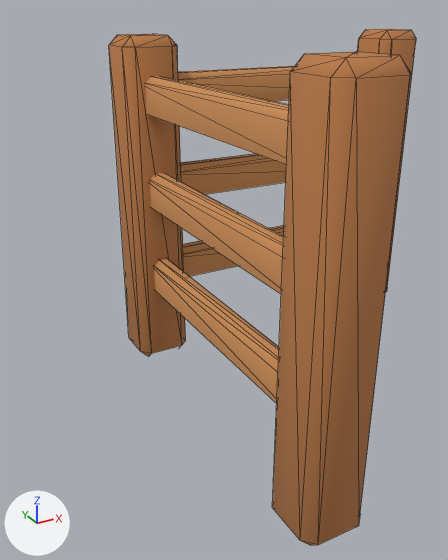
One commit to the glTF model assets/models/props/fence_wood_corner.glb: the scene before it, then after it.
Rendered twice from a 50 mm lens placed at (-0.77, -1.93, 1.18), pointed at (0.27, -0.03, 0.23). The axes (+X, +Y, +Z) are drawn at lower left. The lights are the same throughout. The picture after the commit comes second. Mesh edges are drawn as thin lines. Vertices at exactly the same position are counted once.

In view in the first picture: 'fence_wood_corner'.
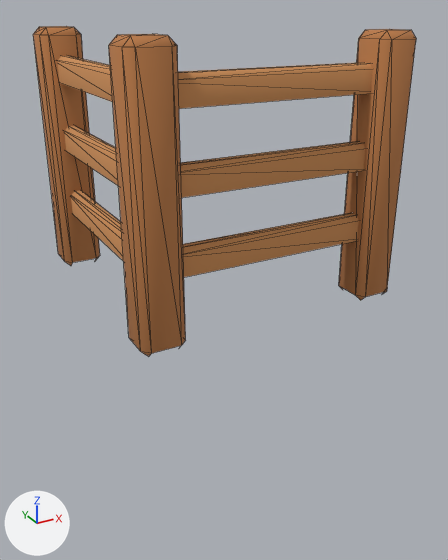
Pixel boxes (x1, y1, x2, y2) of what changed, in the pictures (448 x 560 px; the box of a moved part takes in the faces that stretch with it):
'fence_wood_corner', reshaped (25% wider, 36% shorter)
    before: (109, 29, 416, 545)
    after: (33, 26, 416, 357)
part 1 of me_fence_wood_corner, moved or reshaped
    before: (273, 52, 411, 545)
    after: (33, 26, 100, 266)
part 2 of me_fence_wood_corner, moved or reshaped
    before: (154, 259, 279, 403)
    after: (71, 190, 124, 261)
part 3 of me_fence_wood_corner, moved or reshaped
    before: (150, 173, 284, 294)
    after: (64, 126, 118, 185)
part 4 of me_fence_wood_corner, moved or reshaped
    before: (145, 76, 289, 164)
    after: (57, 56, 113, 102)

The change, as a diff of the scene's bpy script:
```diff
--- a/assets/models/props/fence_wood_corner.glb.py
+++ b/assets/models/props/fence_wood_corner.glb.py
@@ me_fence_wood_corner @@
 # used by ob_fence_wood_corner; location = (0.0, 0.0, 0.0)
-me_fence_wood_corner.from_pydata(...)  # 168 vertices, 234 faces; spans x -0.09..1.09, y -1.09..0.09, z 0.0..1.1
+me_fence_wood_corner.from_pydata(...)  # 168 vertices, 234 faces; spans x -0.09..1.09, y -0.09..1.09, z 0.0..1.1
+# me_fence_wood_corner part 1: the loose piece of 24 vertices spanning x -0.09..0.09, y -1.09..-0.91, z 0.0..1.1 is moved by (0.0, 2.0, 0.0)
+# me_fence_wood_corner part 2: the loose piece of 16 vertices spanning x -0.035..0.035, y -1.0..0.0, z 0.255..0.385 is moved by (0.0, 1.0, 0.0)
+# me_fence_wood_corner part 3: the loose piece of 16 vertices spanning x -0.035..0.035, y -1.0..0.0, z 0.555..0.685 is moved by (0.0, 1.0, 0.0)
+# me_fence_wood_corner part 4: the loose piece of 16 vertices spanning x -0.035..0.035, y -1.0..0.0, z 0.855..0.985 is moved by (0.0, 1.0, 0.0)
 me_fence_wood_corner.materials.append(mat_palette)
```
